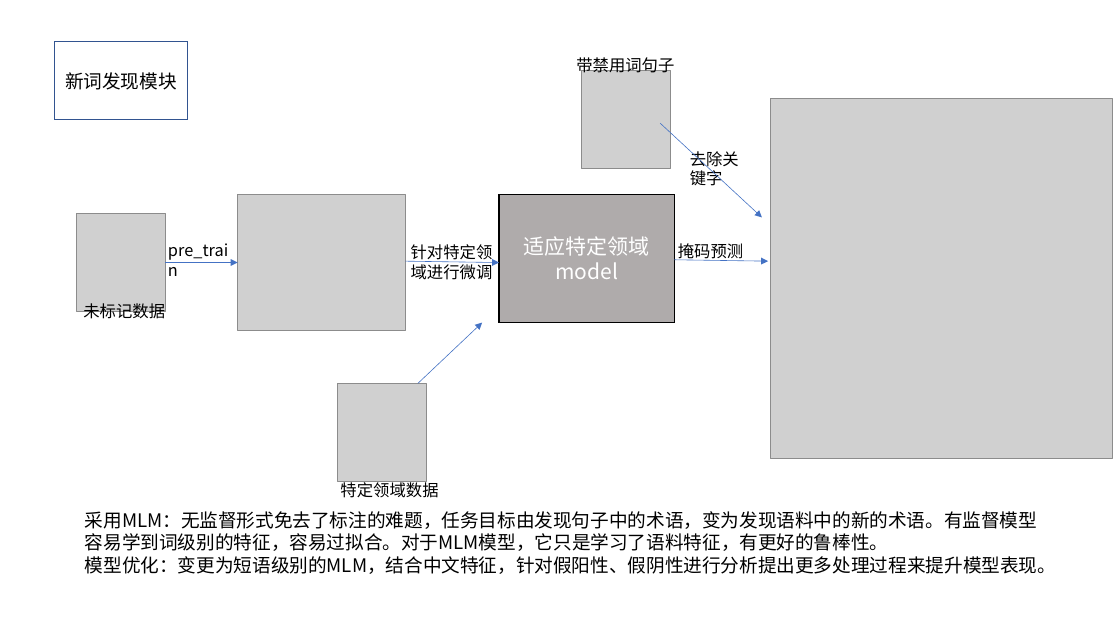
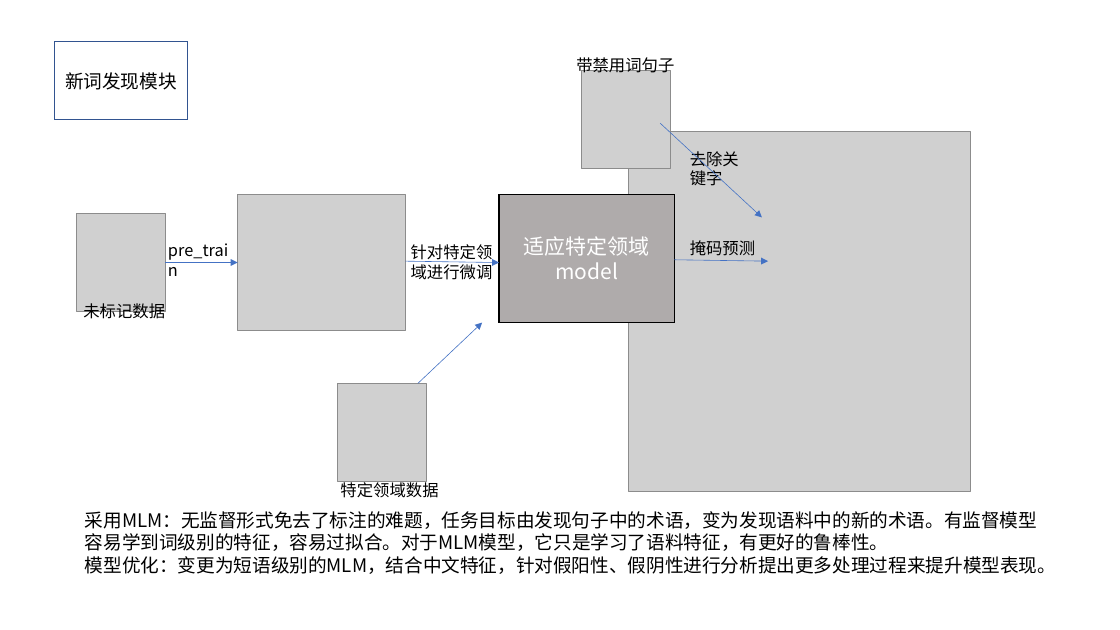
Before and after one commit to beardream98/gittest, a slide deck: slide 4 of nlp/毕业论文/委婉语检测/制图/新建 Microsoft PowerPoint 演示文稿.pptx (slide 3 before the commit). Drawn at 1120x630 pixels with LibreOffice and Linux fonts; fonts in the diff are those of the drawing; grey boxes stand for pictures. Boxes give left, top, right and bottom in pixels: in the first picture for what was removed or moved away, otherwise in the second. Text is boxed around its words. In the diff, an @@ line names an element or a change of style, - is before the commit and + after.

```diff
--- a/nlp/毕业论文/委婉语检测/制图/新建 Microsoft PowerPoint 演示文稿.pptx
+++ b/nlp/毕业论文/委婉语检测/制图/新建 Microsoft PowerPoint 演示文稿.pptx
@@ picture: place and size @@
-picture at <box>770,99,1112,459</box>
+picture at <box>628,132,970,492</box>
@@ text "掩码预测": place and size @@
-text "掩码预测" at <box>678,243,743,261</box>
+text "掩码预测" at <box>690,240,755,256</box>
```
Also in this commit, not shown: 2 other slides changed, 1 slide added, 38 other files.
